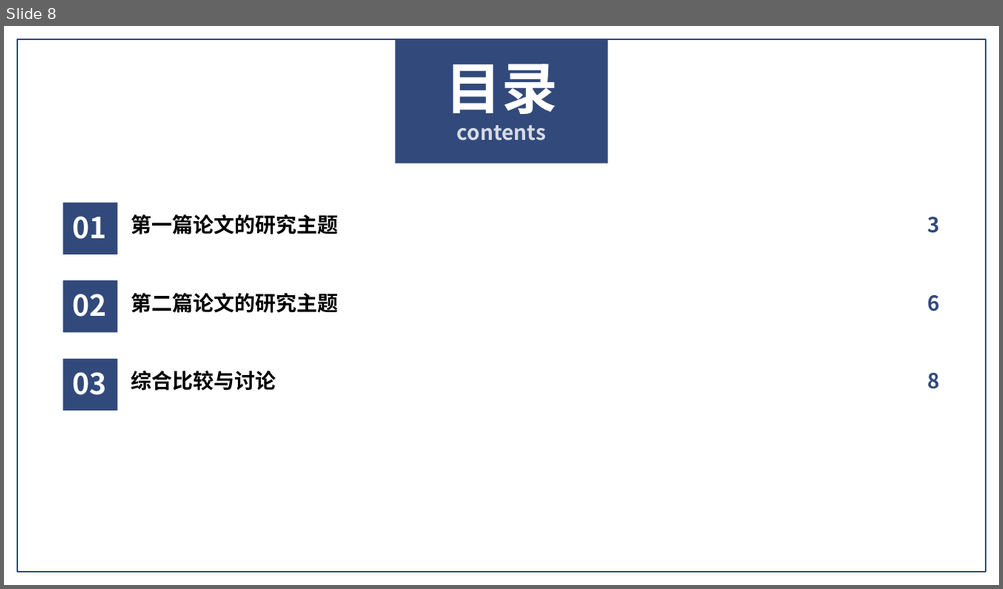
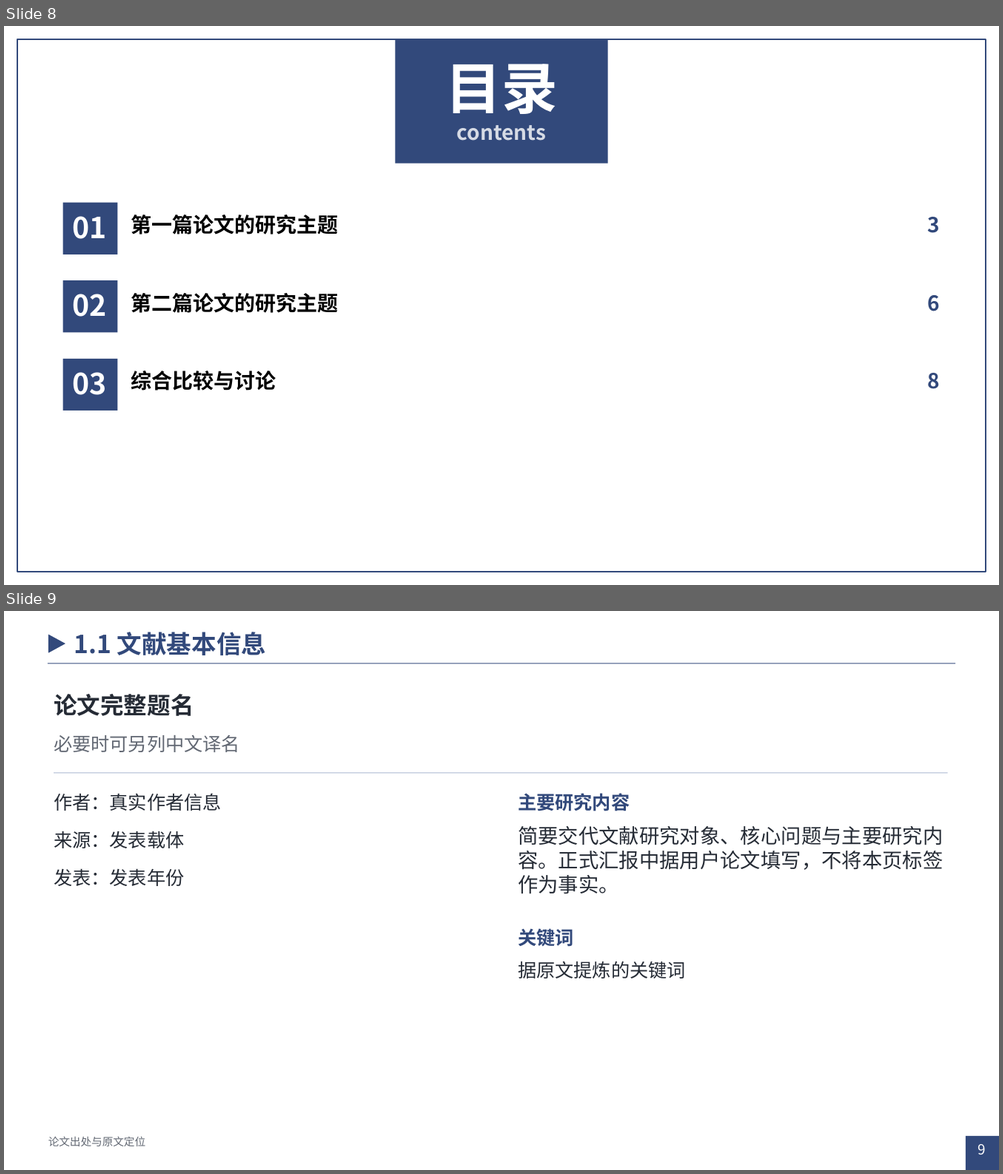
Before and after one commit to SciToolsmith/journal-club-ppt, a slide deck: assets/k105-blue/starter.pptx. Shown one above the other, each under a label of ours: slide 8 before the commit, slides 8 and 9 after it. The pictures are 1003x589 and 1003x1174 pixels, drawn with LibreOffice and Linux fonts; fonts in the diff are those of the drawing. Boxes give left, top, right and bottom in pixels: in the first picture for what was removed or moved away, otherwise in the second. Text is boxed around its words. In the diff, an @@ line names an element or a change of style, - is before the commit and + after.

```diff
--- a/assets/k105-blue/starter.pptx
+++ b/assets/k105-blue/starter.pptx
@@ slide 9 added at (4,611,999,1170), background #FFFFFF @@
@@ text added at (74,632,267,655), 24 pt, text #32497B, bold @@
+1.1 文献基本信息
@@ triangle added at (48,634,65,652), fill #32497B @@
@@ rectangle added at (47,664,956,664), fill #32497B @@
@@ text added at (54,694,193,716), 22.5 pt, text #252B35, bold @@
+论文完整题名
@@ text added at (54,735,240,752), 18 pt, text #626873 @@
+必要时可另列中文译名
@@ rectangle added at (54,773,948,774), fill #A9B6D0 @@
@@ text added at (54,793,222,811), 18 pt, text #252B35 @@
+作者：真实作者信息
@@ text added at (518,793,629,812), 18 pt, text #32497B, bold @@
+主要研究内容
@@ text added at (54,831,184,849), 18 pt, text #252B35 @@
+来源：发表载体
@@ text added at (518,826,942,894), 19.5 pt, text #252B35 @@
+简要交代文献研究对象、核心问题与主要研究内容。正式汇报中据用户论文填写，不将本页标签作为事实。
@@ text added at (54,869,184,886), 18 pt, text #252B35 @@
+发表：发表年份
@@ text added at (518,928,574,947), 18 pt, text #32497B, bold @@
+关键词
@@ text added at (518,961,686,979), 18 pt, text #252B35 @@
+据原文提炼的关键词
@@ text added at (48,1136,145,1147), 10.5 pt, text #626873 @@
+论文出处与原文定位
@@ rectangle added at (966,1136,999,1170), fill #32497B @@
@@ text added at (977,1145,984,1155), 13.5 pt, text #FFFFFF @@
+9
```
Also in this commit, not shown: 1 slide changed, 2 other slides added, 1 slide removed, 30 other files.
